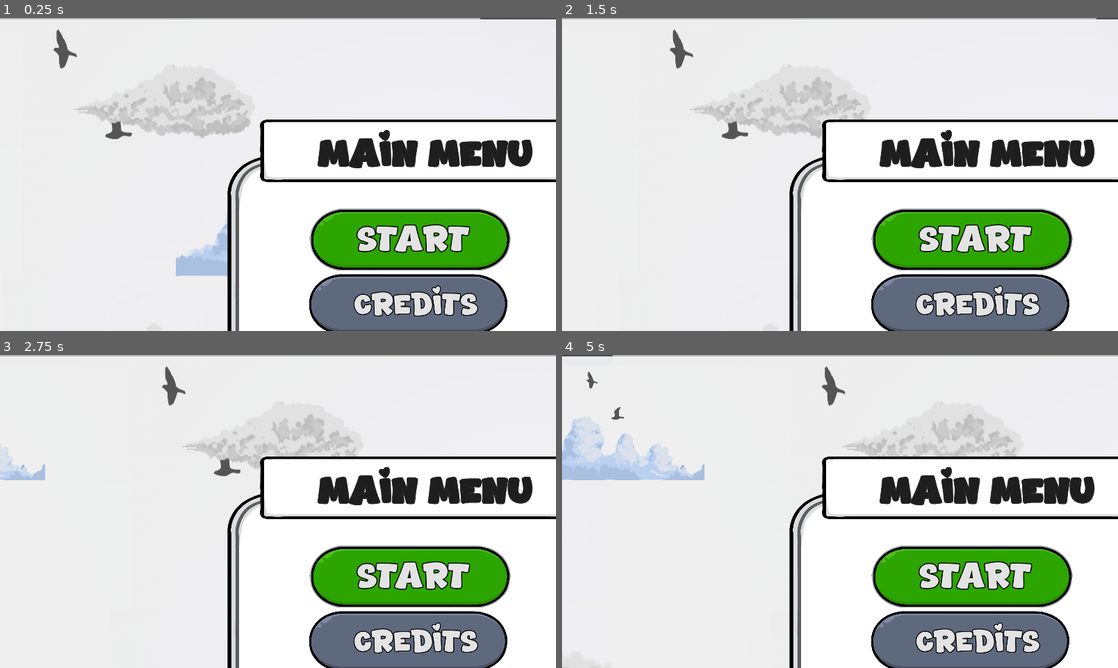
Above: before the commit, frames 1-4 (two rows, left to right).
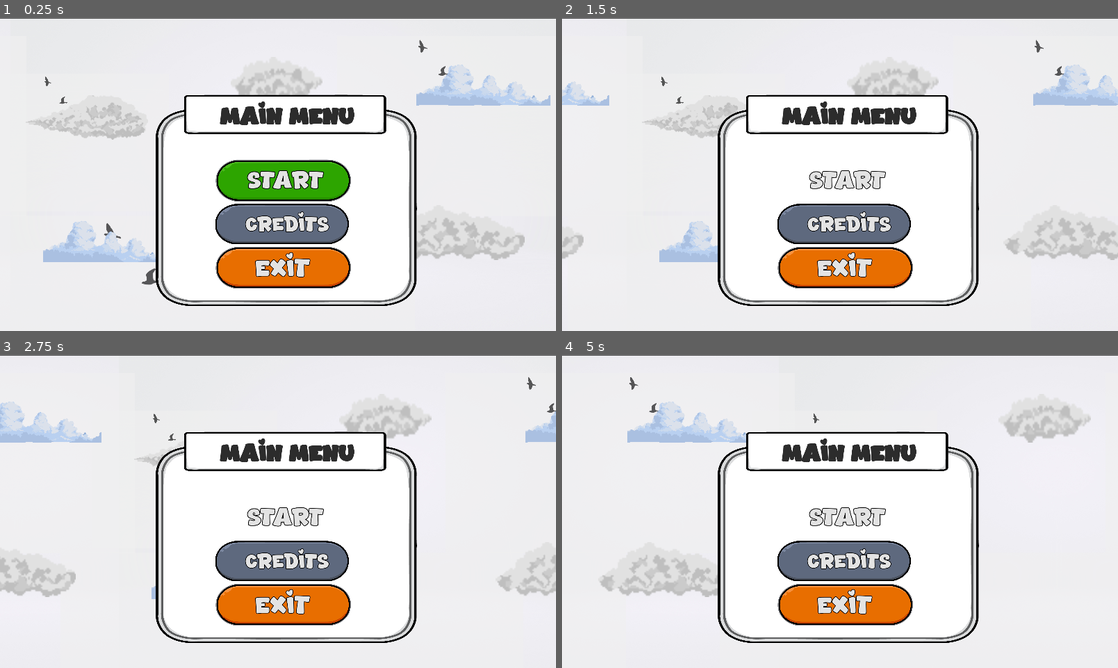
Above: after the commit, the same moments.

Repository: himanshujain112/KidsCanCode
Game: Godot game, scene res://mainMenu.tscn
The game is run twice, just before and just after one commit, with the same random seed, the same clock (stepped at 60 frames per second) and the same inputs. The project has no main scene, so this scene is started directly.
Inputs:
- Up to frame 1 (0.25 s): no input
- Up to frame 2 (1.5 s): click "Start" at 0.5 s; click "Start" at 1.25 s
- Up to frame 3 (2.75 s): click "Start" at 2 s
- Up to frame 4 (5 s): no input

The runs differ from the first frame. In frame 1, 33% of the frame differs, in the area x 0-100%, y 0-100%; in frame 2, 31%; in frame 3, 31%; in frame 4, 32%.

Commit message:
mainMenuRedesign

Diff:
--- a/mainMenu.tscn
+++ b/mainMenu.tscn
@@ -14,58 +14,65 @@
 [ext_resource type="Texture2D" uid="uid://c5hakorcgjc4s" path="res://assets/assets/ButtonsText/ButtonText_Large_Round.png" id="11_6oggf"]
 [ext_resource type="FontFile" uid="uid://rw0lls2xhr1n" path="res://assets/assets/amorlate fonts2/Amorlate.ttf" id="12_1ot7x"]
 [ext_resource type="Texture2D" uid="uid://dh5fmy4f61rvq" path="res://assets/assets/ButtonsText/ButtonText_Large_Orange_Round.png" id="12_5o4br"]
+[ext_resource type="Texture2D" uid="uid://cheohivpdxq64" path="res://assets/assets/ButtonsText/ButtonText_Large_GreyOutline_Round.png" id="13_0s2t5"]
+
+[sub_resource type="CompressedTexture2D" id="CompressedTexture2D_xx2k0"]
+
+[sub_resource type="CompressedTexture2D" id="CompressedTexture2D_kwyjh"]
+
+[sub_resource type="CompressedTexture2D" id="CompressedTexture2D_4a3h0"]
 
 [node name="mainMenu" type="Control"]
 layout_mode = 3
 anchors_preset = 15
 anchor_right = 1.0
 anchor_bottom = 1.0
+offset_right = 1.0
 grow_horizontal = 2
 grow_vertical = 2
 
 [node name="whiteBg" type="Parallax2D" parent="."]
-repeat_size = Vector2(1154, 0)
+scale = Vector2(0.68, 0.68)
+repeat_size = Vector2(770, 0)
 script = ExtResource("1_uwikt")
-metadata/_edit_lock_ = true
 
 [node name="Abstract-smooth-empty-grey-studio-well-use-as-backgroundbusiness-reportdigitalwebsite-templatebackdr" type="Sprite2D" parent="whiteBg"]
-position = Vector2(576, 327)
-scale = Vector2(0.2308, 0.216667)
+position = Vector2(564.941, 318.647)
+scale = Vector2(0.226376, 0.211098)
 texture = ExtResource("3_sejm5")
 metadata/_edit_lock_ = true
 
 [node name="Parallax2D2" type="Parallax2D" parent="."]
-repeat_size = Vector2(1154, 0)
+repeat_size = Vector2(770, 0)
 script = ExtResource("3_368wv")
-metadata/_edit_lock_ = true
 
 [node name="blueCloud1" type="Sprite2D" parent="Parallax2D2"]
-position = Vector2(930.588, 142.274)
-scale = Vector2(0.418709, 0.461269)
+position = Vector2(653, 101)
+scale = Vector2(0.321181, 0.29769)
 texture = ExtResource("2_pe4ri")
 metadata/_edit_lock_ = true
 
 [node name="blueCloud2" type="Sprite2D" parent="Parallax2D2"]
-position = Vector2(374.294, 324.637)
-scale = Vector2(0.507966, 0.477548)
+position = Vector2(130.75, 317.069)
+scale = Vector2(0.299479, 0.302046)
 texture = ExtResource("2_pe4ri")
 metadata/_edit_lock_ = true
 
 [node name="whiteCloud1" type="Sprite2D" parent="Parallax2D2"]
-position = Vector2(211.921, 115.097)
-scale = Vector2(1.64577, 1.75529)
+position = Vector2(105, 137)
+scale = Vector2(1.11288, 1.06563)
 texture = ExtResource("3_x4dk0")
 metadata/_edit_lock_ = true
 
 [node name="whiteCloud2" type="Sprite2D" parent="Parallax2D2"]
-position = Vector2(235, 492)
-scale = Vector2(2.98199, 3.69746)
+position = Vector2(615, 296)
+scale = Vector2(1.93997, 2.00663)
 texture = ExtResource("4_omdkk")
 metadata/_edit_lock_ = true
 
 [node name="whiteCloud3" type="Sprite2D" parent="Parallax2D2"]
-position = Vector2(844.253, 464.408)
-scale = Vector2(4.13146, 5.46603)
+position = Vector2(367, 87)
+scale = Vector2(2.23673, 2.79935)
 texture = ExtResource("5_338bm")
 metadata/_edit_lock_ = true
 
@@ -73,8 +80,8 @@
 modulate = Color(1, 1, 1, 0.639216)
 self_modulate = Color(0.937255, 0.937255, 0.937255, 1)
 show_behind_parent = true
-position = Vector2(209, 380.5)
-scale = Vector2(0.304861, 0.53125)
+position = Vector2(90, 171.688)
+scale = Vector2(0.0888889, 0.132378)
 texture = ExtResource("9_7uhoj")
 metadata/_edit_lock_ = true
 
@@ -82,8 +89,8 @@
 modulate = Color(1, 1, 1, 0.639216)
 self_modulate = Color(0.937255, 0.937255, 0.937255, 1)
 show_behind_parent = true
-position = Vector2(960, 183)
-scale = Vector2(0.146528, 0.233333)
+position = Vector2(621, 149)
+scale = Vector2(0.118403, 0.172917)
 texture = ExtResource("9_7uhoj")
 metadata/_edit_lock_ = true
 
@@ -91,36 +98,45 @@
 modulate = Color(1, 1, 1, 0.639216)
 self_modulate = Color(0.937255, 0.937255, 0.937255, 1)
 show_behind_parent = true
-position = Vector2(792, 586)
-scale = Vector2(0.243705, 0.340183)
+position = Vector2(238.032, 488.034)
+scale = Vector2(0.2222, 0.298564)
 texture = ExtResource("9_7uhoj")
 metadata/_edit_lock_ = true
 
 [node name="menuRct" type="TextureRect" parent="."]
 layout_mode = 0
-offset_left = 314.0
-offset_top = 188.0
-offset_right = 2556.0
-offset_bottom = 1821.0
-scale = Vector2(0.24, 0.24)
+offset_left = 215.0
+offset_top = 126.0
+offset_right = 2219.0
+offset_bottom = 1636.0
+scale = Vector2(0.18, 0.18)
+size_flags_horizontal = 4
+size_flags_vertical = 4
 texture = ExtResource("10_v7fi2")
+metadata/_edit_lock_ = true
 
 [node name="MarginContainer" type="MarginContainer" parent="menuRct"]
 layout_mode = 0
-offset_left = 221.0
-offset_top = -188.0
-offset_right = 2021.0
-offset_bottom = 1459.0
-theme_override_constants/margin_left = 250
-theme_override_constants/margin_top = 500
+offset_left = 155.556
+offset_top = 161.111
+offset_right = 1983.56
+offset_bottom = 1762.11
+scale = Vector2(0.9, 0.9)
+metadata/_edit_lock_ = true
 
 [node name="VBoxContainer" type="VBoxContainer" parent="menuRct/MarginContainer"]
 layout_mode = 2
+size_flags_horizontal = 4
 theme_override_constants/separation = 20
+alignment = 1
+metadata/_edit_lock_ = true
 
 [node name="TextureButton" type="TextureButton" parent="menuRct/MarginContainer/VBoxContainer"]
 layout_mode = 2
 texture_normal = ExtResource("10_yygaq")
+texture_pressed = ExtResource("10_yygaq")
+texture_hover = SubResource("CompressedTexture2D_xx2k0")
+metadata/_edit_lock_ = true
 
 [node name="Label" type="Label" parent="menuRct/MarginContainer/VBoxContainer/TextureButton"]
 layout_mode = 0
@@ -135,10 +151,14 @@
 theme_override_fonts/font = ExtResource("12_1ot7x")
 theme_override_font_sizes/font_size = 80
 text = "Start"
+metadata/_edit_lock_ = true
 
 [node name="TextureButton2" type="TextureButton" parent="menuRct/MarginContainer/VBoxContainer"]
 layout_mode = 2
 texture_normal = ExtResource("11_6oggf")
+texture_pressed = ExtResource("13_0s2t5")
+texture_hover = SubResource("CompressedTexture2D_kwyjh")
+metadata/_edit_lock_ = true
 
 [node name="Label2" type="Label" parent="menuRct/MarginContainer/VBoxContainer/TextureButton2"]
 layout_mode = 2
@@ -153,10 +173,13 @@
 theme_override_fonts/font = ExtResource("12_1ot7x")
 theme_override_font_sizes/font_size = 80
 text = "Credits"
+metadata/_edit_lock_ = true
 
 [node name="TextureButton3" type="TextureButton" parent="menuRct/MarginContainer/VBoxContainer"]
 layout_mode = 2
 texture_normal = ExtResource("12_5o4br")
+texture_pressed = ExtResource("12_5o4br")
+texture_hover = SubResource("CompressedTexture2D_4a3h0")
 metadata/_edit_lock_ = true
 
 [node name="Label3" type="Label" parent="menuRct/MarginContainer/VBoxContainer/TextureButton3"]
@@ -177,11 +200,13 @@
 
 [node name="mainMenuTxtRct" type="TextureRect" parent="."]
 layout_mode = 0
-offset_left = 359.0
-offset_top = 140.0
-offset_right = 2221.0
-offset_bottom = 501.0
-scale = Vector2(0.24, 0.24)
+offset_left = 254.0
+offset_top = 106.0
+offset_right = 2116.0
+offset_bottom = 467.0
+scale = Vector2(0.15, 0.15)
+size_flags_horizontal = 4
+size_flags_vertical = 4
 texture = ExtResource("10_2exgb")
 
 [node name="Label4" type="Label" parent="mainMenuTxtRct"]
@@ -191,9 +216,9 @@
 offset_right = 951.0
 offset_bottom = 192.0
 scale = Vector2(2, 2)
-theme_override_colors/font_color = Color(0.117647, 0.117647, 0.117647, 1)
-theme_override_colors/font_shadow_color = Color(0, 0, 0, 1)
-theme_override_colors/font_outline_color = Color(0.152941, 0.152941, 0.152941, 1)
+theme_override_colors/font_color = Color(0.172833, 0.172833, 0.172833, 1)
+theme_override_colors/font_shadow_color = Color(0, 0, 0, 1)
+theme_override_colors/font_outline_color = Color(0.172549, 0.172549, 0.172549, 1)
 theme_override_constants/outline_size = 10
 theme_override_fonts/font = ExtResource("12_1ot7x")
 theme_override_font_sizes/font_size = 100
Not shown: 1 places in mainMenu.tscn that only renumber resources
